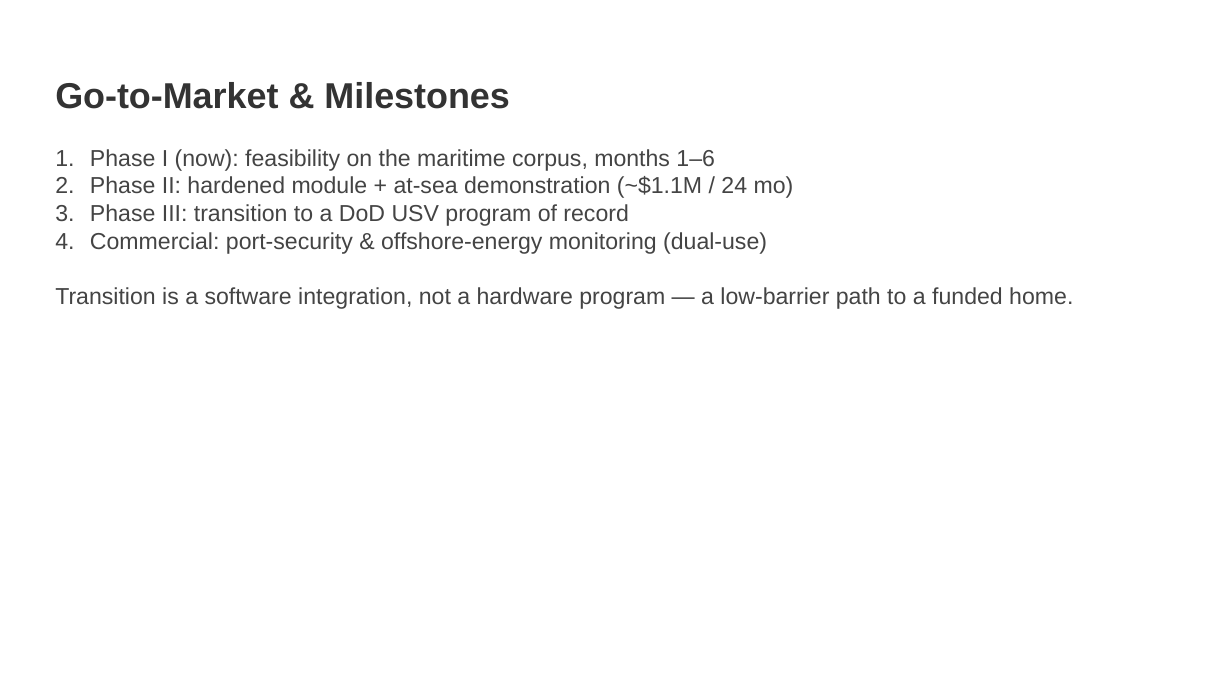
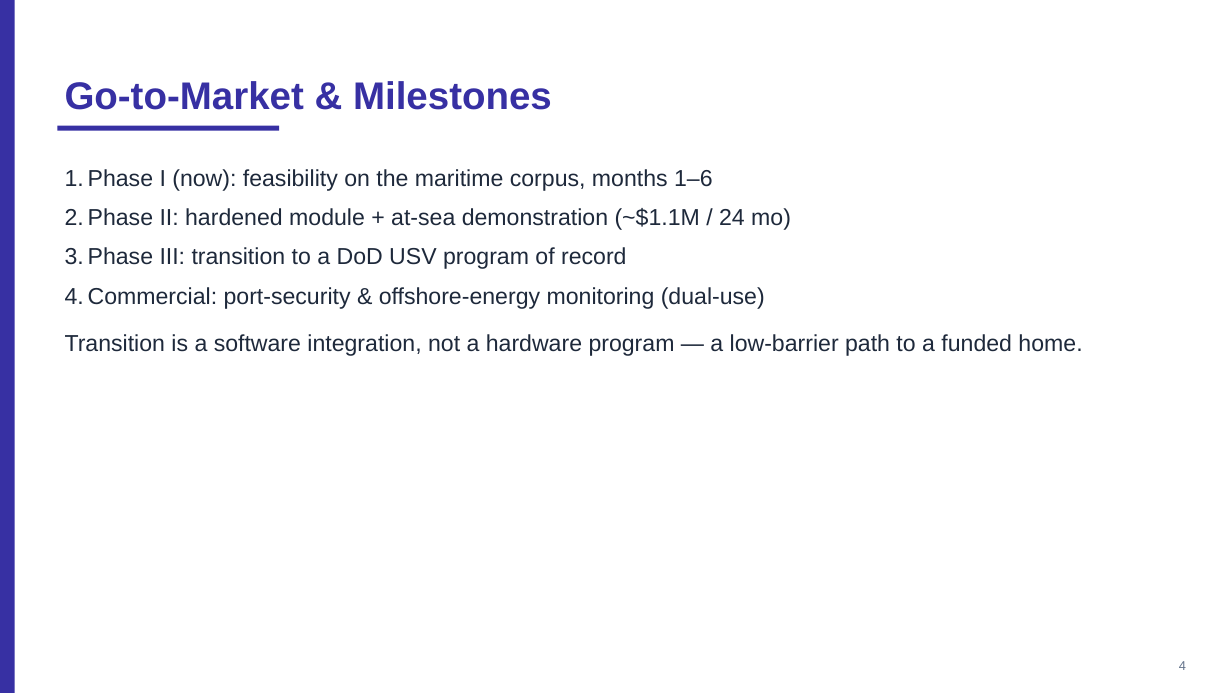
Before and after one commit to ubi-wagner/govwin, a slide deck: slide 4 of docs/sample-proposal/Aerivio_Commercialization.pptx. Drawn at 1232x693 pixels with LibreOffice and Linux fonts; fonts in the diff are those of the drawing. Boxes give left, top, right and bottom in pixels: in the first picture for what was removed or moved away, otherwise in the second. Text is boxed around its words. In the diff, an @@ line names an element or a change of style, - is before the commit and + after.

```diff
--- a/docs/sample-proposal/Aerivio_Commercialization.pptx
+++ b/docs/sample-proposal/Aerivio_Commercialization.pptx
@@ rectangle added at <box>0,0,15,693</box>, fill #3730A3 @@
@@ text "Go-to-Market & Milestones": place and size @@
-text "Go-to-Market & Milestones" at <box>55,82,510,109</box>
+text "Go-to-Market & Milestones" at <box>65,81,552,110</box>
@@ text "Go-to-Market & Milestones" at <box>65,81,552,110</box>: size 28 to 30 pt, text colour #333333 to #3730A3 @@
@@ rectangle added at <box>57,126,279,131</box>, fill #3730A3 @@
@@ text "Phase I (now): feasibility on ...": place and size @@
-text "Phase I (now): feasibility on ..." at <box>90,149,794,254</box>
+text "Phase I (now): feasibility on ..." at <box>88,169,791,309</box>
@@ text "Phase I (now): feasibility on ..." at <box>88,169,791,309</box>: text colour #444444 to #1E293B; indent changed; line spacing 1 to 1.05; more space between paragraphs @@
@@ text "Transition is a software integration, ...": place and size @@
-text "Transition is a software integration, ..." at <box>55,287,1073,309</box>
+text "Transition is a software integration, ..." at <box>65,334,1082,356</box>
@@ text "Transition is a software integration, ..." at <box>65,334,1082,356</box>: text colour #444444 to #1E293B @@
@@ text added at <box>1179,661,1186,670</box>, 10 pt, text #64748B @@
+4
```
Also in this commit, not shown: 4 other slides changed, 25 other files.
